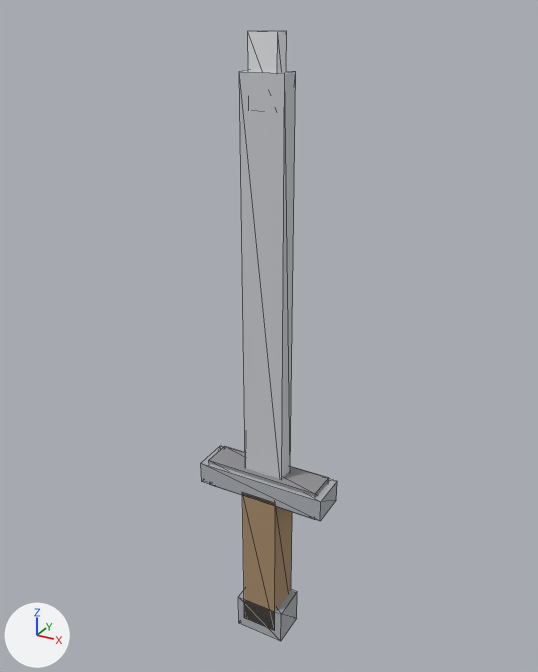
Two versions of the glTF model models/items/iron_sword/model.gltf, one commit apart.
The view is the same before and after, from a camera (50 mm lens) standing at (0.406, -0.735, 0.521) and looking at (-0.008, 0.019, 0.144). Arrows for +X, +Y and +Z are at lower left; the lights stay in place. The older version comes first. Mesh edges are drawn as thin lines. Vertices at exactly the same position are counted once.

The first picture shows 'iron_sword'.
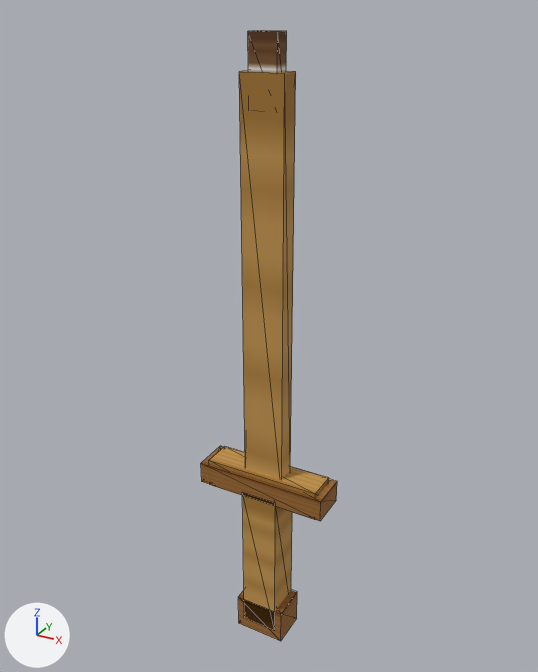
Where the change shows, as pixel boxes [x1, y1, x2, y2] in the pictures (538 x 672 px):
```json
{"object": "iron_sword", "change": "surface changed", "before": [201, 30, 337, 641], "after": [201, 30, 337, 641], "on screen": "grey to brown"}
```

The change, as JSON lines over the scene's bpy script:
```json
{"op": "add", "block": "img_diffuse_png", "code": ["img_diffuse_png = load_image('diffuse.png', '../bread/textures/diffuse.png', 64, 64, 'sRGB')"]}
{"op": "remove", "block": "mat_handle", "code": "mat_handle.base_color = (0.392, 0.267, 0.149)  # beige #a88d6c"}
{"op": "add", "block": "mat_handle", "code": "mat_handle.texture = img_diffuse_png"}
{"op": "remove", "block": "mat_binding", "code": "mat_binding.base_color = (0.282, 0.282, 0.298)  # grey #919194"}
{"op": "add", "block": "mat_binding", "code": "mat_binding.texture = img_diffuse_png"}
{"op": "remove", "block": "mat_accent", "code": "mat_accent.base_color = (0.431, 0.447, 0.478)  # grey #afb2b8"}
{"op": "add", "block": "mat_accent", "code": "mat_accent.texture = img_diffuse_png"}
{"op": "remove", "block": "mat_head", "code": "mat_head.base_color = (0.612, 0.627, 0.659)  # light grey #cdcfd4"}
{"op": "add", "block": "mat_head", "code": "mat_head.texture = img_diffuse_png"}
{"op": "remove", "block": "mat_edge", "code": "mat_edge.base_color = (0.824, 0.839, 0.863)  # white #eaecef"}
{"op": "add", "block": "mat_edge", "code": "mat_edge.texture = img_diffuse_png"}
{"block": "me_iron_sword", "where": "me_iron_sword.from_pydata(...)  # 48 vertices, 72 faces; spans x -0.09..0.09, y -0.025..0.025, z -0.305..0.5"}
{"block": "me_iron_sword", "where": "# used by ob_iron_sword; location = (0.0, 0.0, 0.0)"}
{"block": "me_iron_sword", "change": "me_iron_sword part 1: texture (UV) coordinates of 72 of 72 faces, centred in x -0.09..0.09, y -0.025..0.025, z -0.305..0.5, changed; they spanned u 0.0..1.0, v 0.0..1.0 and now span u 0.02..0.98, v 0.52..0.98"}
```
